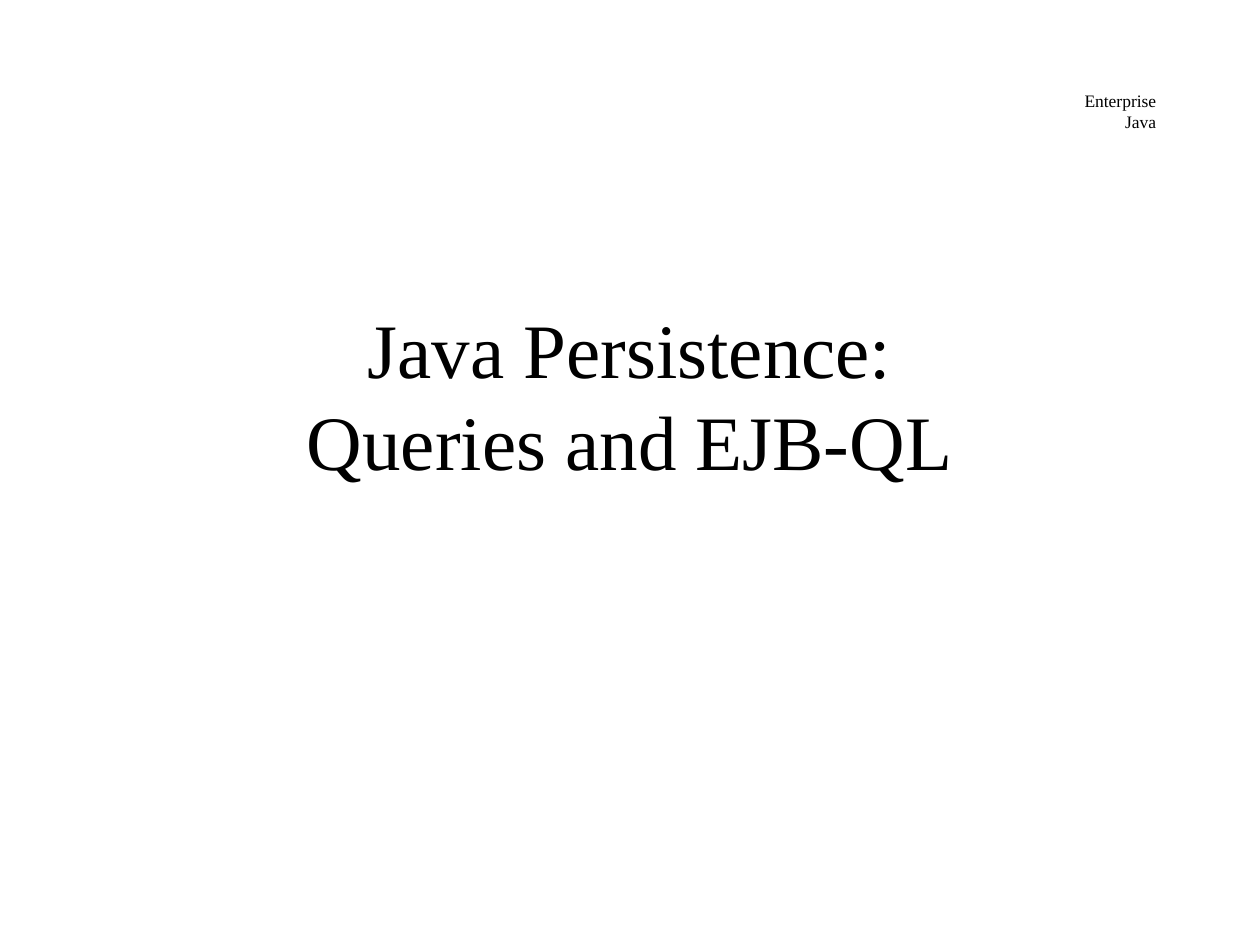
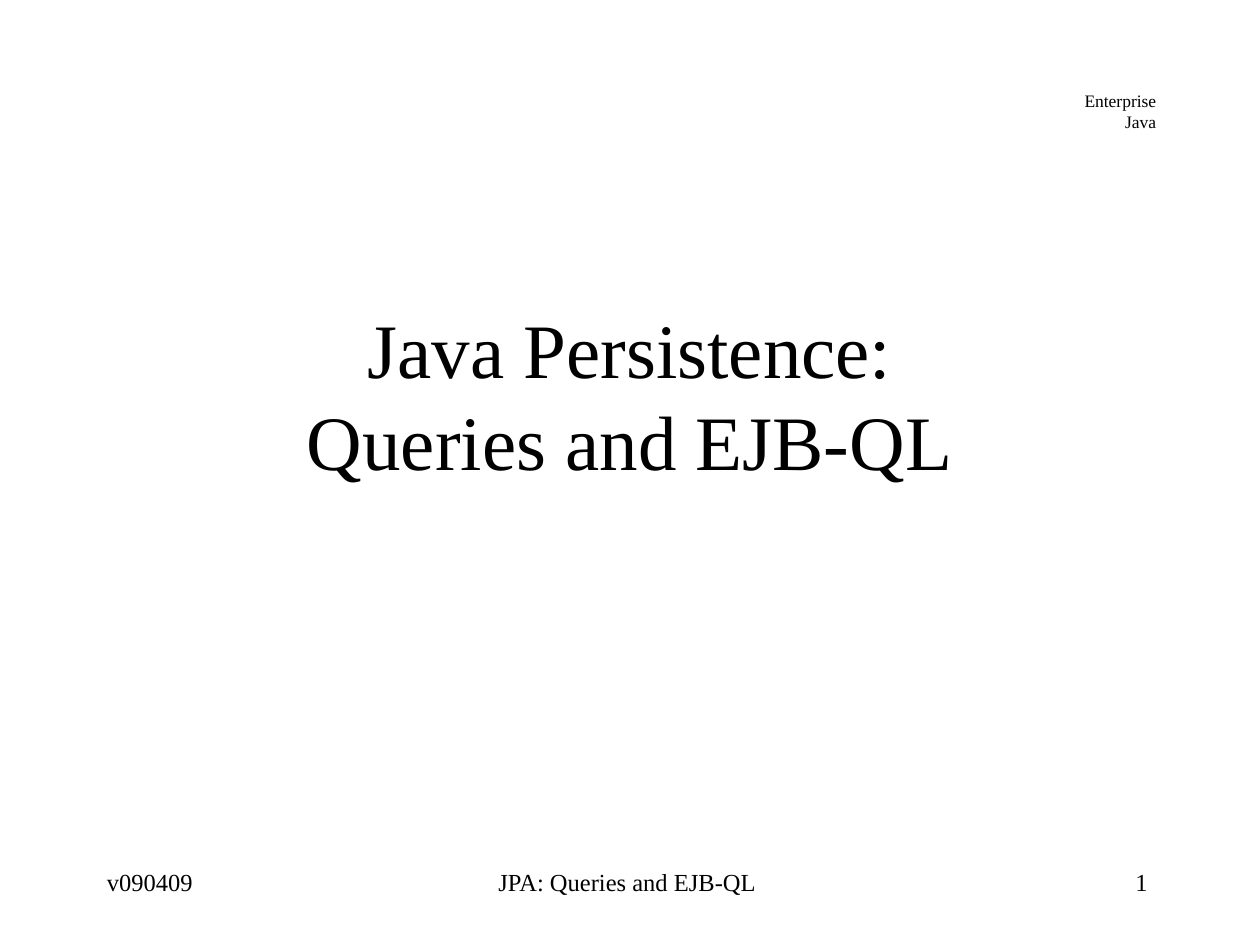
Before and after one commit to jcstaff/ejava-javaee, a slide deck: slide 1 of ormEJBQL/src/site/resources/lectures/ormEJBQL.ppt. Drawn at 1260x945 pixels with LibreOffice and Linux fonts; fonts in the diff are those of the drawing. Boxes give left, top, right and bottom in pixels: in the first picture for what was removed or moved away, otherwise in the second. Text is boxed around its words. In the diff, an @@ line names an element or a change of style, - is before the commit and + after.

```diff
--- a/ormEJBQL/src/site/resources/lectures/ormEJBQL.ppt
+++ b/ormEJBQL/src/site/resources/lectures/ormEJBQL.ppt
@@ text added at <box>107,874,193,892</box>, 14 pt, text #000000 @@
+v090409
@@ text added at <box>498,874,756,895</box>, 14 pt, text #000000 @@
+JPA: Queries and EJB-QL
@@ page number added at <box>1135,875,1147,891</box>, 14 pt, text #000000 @@
+1
```
Also in this commit, not shown: 54 other slides changed, 2 other files.
